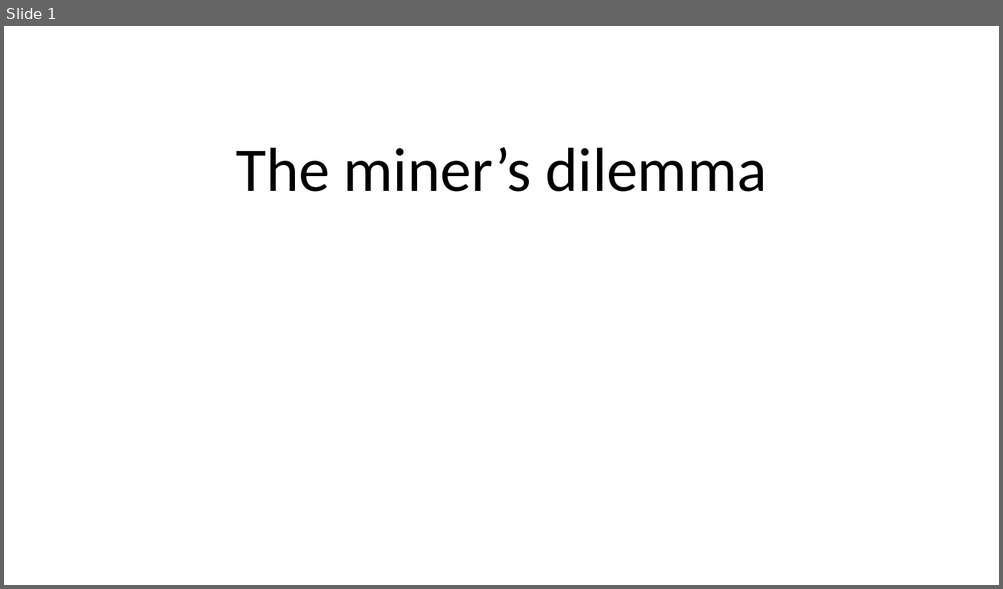
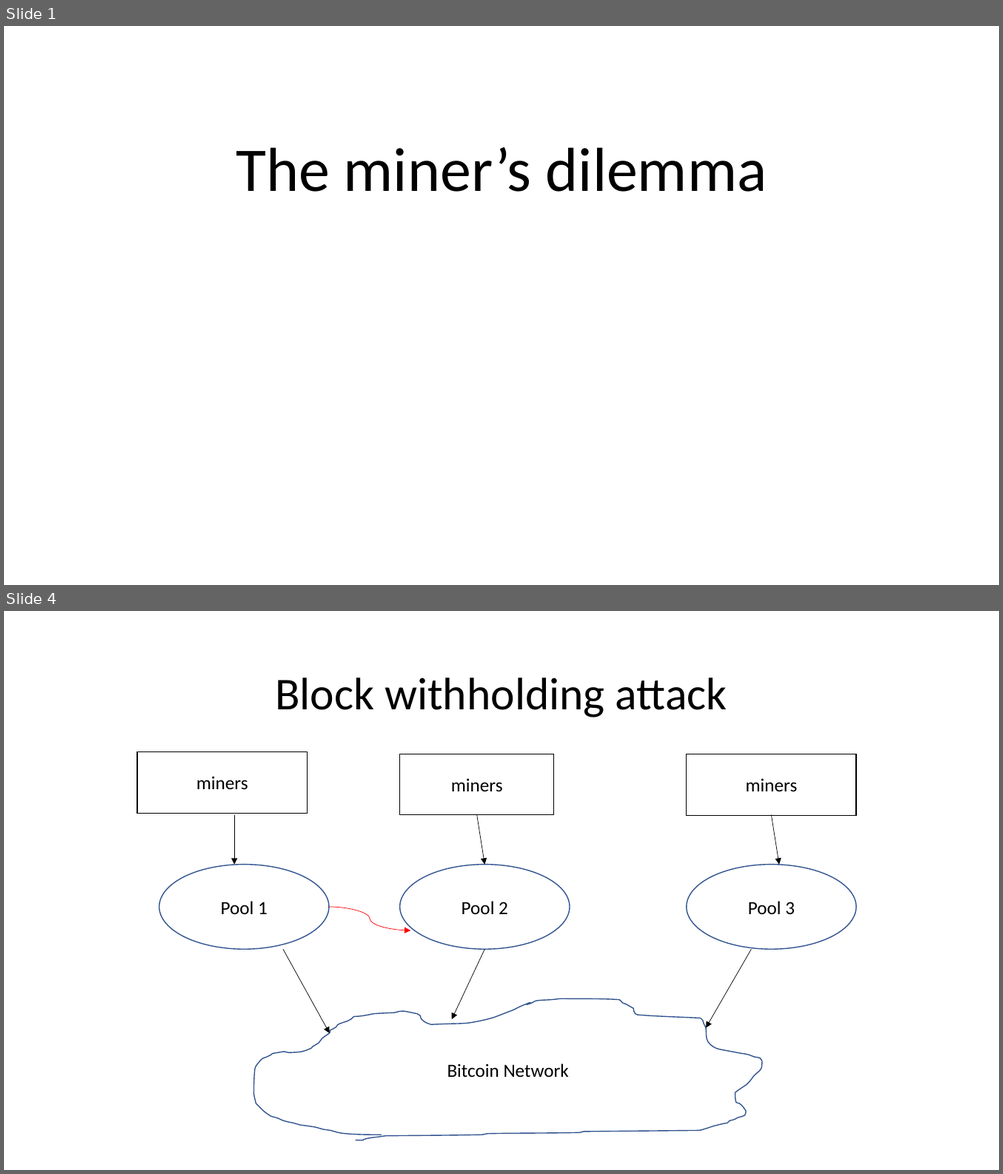
Before and after one commit to eliyahulevi/BitcoinPresentation, a slide deck: The miner’s dilemma.pptx. Shown one above the other, each under a label of ours: slide 1 before the commit, slides 1 and 4 after it; the slides between them are not shown. The pictures are 1003x589 and 1003x1174 pixels, drawn with LibreOffice and Linux fonts; fonts in the diff are those of the drawing; background and template pictures are left out. Boxes give left, top, right and bottom in pixels: in the first picture for what was removed or moved away, otherwise in the second. Text is boxed around its words. In the diff, an @@ line names an element or a change of style, - is before the commit and + after.

```diff
--- a/The miner’s dilemma.pptx
+++ b/The miner’s dilemma.pptx
@@ slide 4 added at box(4, 611, 999, 1170), background #FFFFFF @@
@@ title added at box(275, 678, 727, 718), 44 pt, text #000000 @@
+Block withholding attack
@@ rectangle added at box(137, 752, 307, 813), fill #FFFFFF, outline #000000 1 pt, 18 pt, text #000000 @@
+miners
@@ rectangle added at box(399, 755, 554, 815), fill #FFFFFF, outline #000000 1 pt, 18 pt, text #000000 @@
+miners
@@ rectangle added at box(686, 755, 856, 815), fill #FFFFFF, outline #000000 1 pt, 18 pt, text #000000 @@
+miners
@@ arrow added from (235, 815) to (235, 865), #000000 0.5 pt @@
@@ arrow added from (477, 815) to (484, 865), #000000 0.5 pt @@
@@ arrow added from (771, 815) to (780, 865), #000000 0.5 pt @@
@@ ellipse added at box(159, 865, 330, 950), fill #FFFFFF, outline #325491 1 pt, 18 pt, text #000000 @@
+Pool 1
@@ ellipse added at box(399, 865, 569, 950), fill #FFFFFF, outline #325491 1 pt, 18 pt, text #000000 @@
+Pool 2
@@ ellipse added at box(686, 865, 856, 950), fill #FFFFFF, outline #325491 1 pt, 18 pt, text #000000 @@
+Pool 3
@@ curved arrow added from (330, 907) to (410, 931), #FF0000 0.5 pt @@
@@ arrow added from (283, 950) to (330, 1034), #000000 0.5 pt @@
@@ arrow added from (484, 950) to (452, 1020), #000000 0.5 pt @@
@@ arrow added from (751, 950) to (706, 1028), #000000 0.5 pt @@
@@ freeform shape added at box(254, 999, 762, 1141), outline #325491 1 pt, 18 pt, text #000000 @@
+Bitcoin Network
```
Also in this commit, not shown: 2 slides changed, 2 other slides added.
